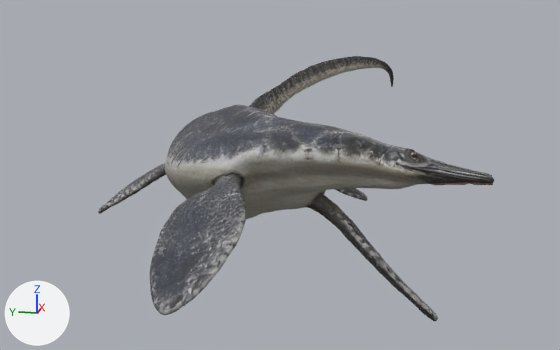
One commit to the glTF model public/assets/triassic/creatures/askeptosaurus.glb: the scene before it, then after it.
Before and after are seen from a 50 mm camera at (-5.24, 0.42, 1.28) aimed at (2.67, 2.0, -0.7). Arrows for +X, +Y and +Z are at lower left; the lights stay in place. The first picture is the older version. Vertices at exactly the same position are counted once.

The first picture shows 'Askeptosaurus posed body', 'Oral cavity lining'.
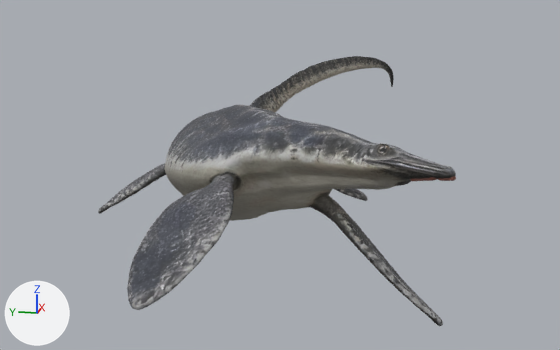
What the commit changed:
me_tripo_mesh_93520fae_b1e1_4356_a4e1_46f978243502_001 is used by ob_askeptosaurus_posed_body; location (0.0, 0.0, 0.0).
me_tripo_mesh_93520fae_b1e1_4356_a4e1_46f978243502_001 had 9732 vertices, 19425 faces and spanned x -1.57..7.15, y 0.0..3.69, z -1.03..0.39.
me_tripo_mesh_93520fae_b1e1_4356_a4e1_46f978243502_001 now has 9732 vertices, 19425 faces and spans x -1.47..7.15, y 0.28..3.69, z -1.0..0.38.
me_tripo_mesh_93520fae_b1e1_4356_a4e1_46f978243502_001 part 1: 3674 of 9732 vertices moved; they spanned x -1.57..1.06, y 0.0..2.49, z -1.03..0.39 and now span x -1.47..1.06, y 0.28..2.48, z -1.0..0.38; mean shift (-0.04, 0.03, 0.01); largest move (0.0, 0.0, 0.0) -> (-0.87, 0.3, 0.23).
me_oral_cavity_lining is used by ob_oral_cavity_lining; location (0.0, 0.0, 0.0).
me_oral_cavity_lining had 270 vertices, 568 faces and spanned x -0.087..0.024, y 0.012..0.43, z -0.034..0.094.
me_oral_cavity_lining now has 288 vertices, 568 faces and spans x -0.865..-0.512, y 0.281..0.566, z 0.11..0.247.
me_oral_cavity_lining part 2: 288 vertices added at x -0.865..-0.512, y 0.281..0.566, z 0.11..0.247.
me_oral_cavity_lining part 3: 270 vertices removed from x -0.087..0.024, y 0.012..0.43, z -0.034..0.094.

Pixel boxes (x1, y1, x2, y2) of what changed, in the pictures (560 x 350 px; the box of a moved part takes in the faces that stretch with it):
'Askeptosaurus posed body', reshaped (10% narrower)
    before: (98, 56, 495, 321)
    after: (98, 56, 456, 326)
'Oral cavity lining', reshaped
    before: (432, 182, 493, 185)
    after: (410, 176, 456, 181)
part 1 of me_tripo_mesh_93520fae_b1e1_4356_a4e1_46f978243502_001, moved or reshaped
    before: (150, 105, 495, 321)
    after: (127, 105, 456, 326)
part 2 of me_oral_cavity_lining, added
    after: (410, 176, 456, 181)
part 3 of me_oral_cavity_lining, deleted
    before: (432, 182, 493, 185)
